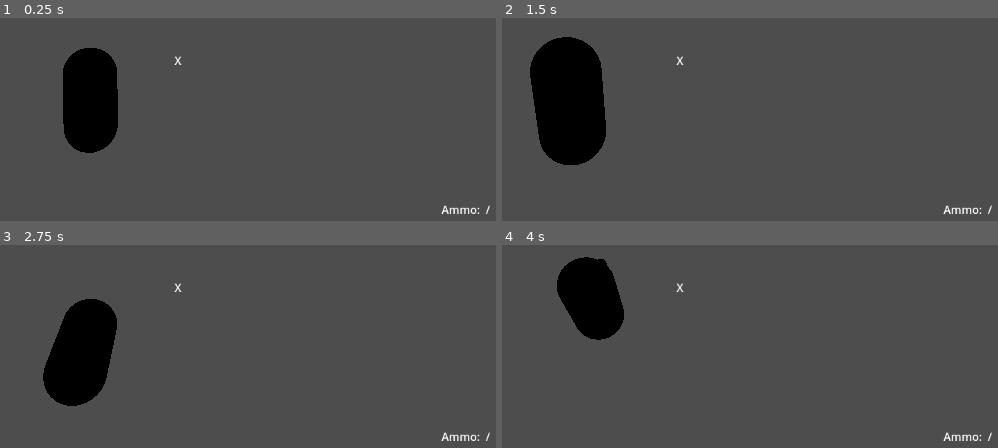
Above: before the commit, frames 1-4 (two rows, left to right).
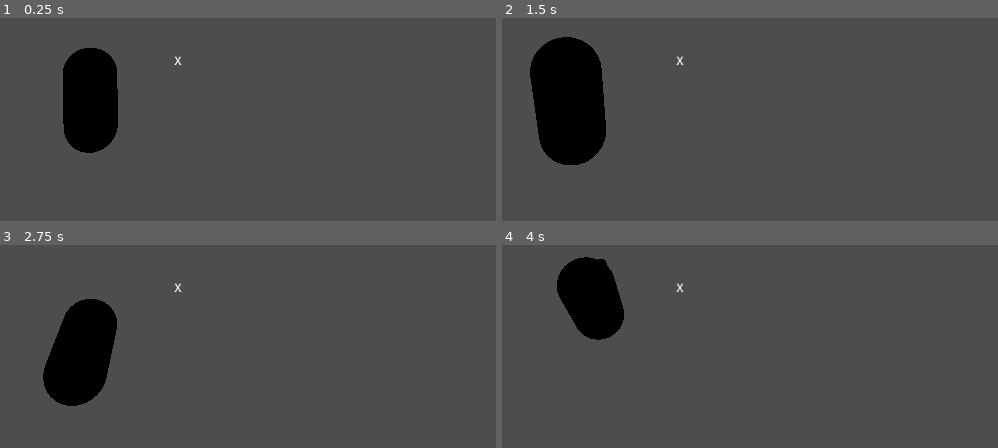
Above: after the commit, the same moments.

Repository: noporfavor/clusterfuck
Game: Godot game, scene res://player/player_scene/player.tscn
The game is run twice, just before and just after one commit, with the same random seed, the same clock (stepped at 60 frames per second) and the same inputs. This scene is started directly instead of the project's main scene.
Inputs (mouse positions are in pixels of both pictures, inside the frame that each line leads up to):
- Up to frame 1 (0.25 s): no input
- Up to frame 2 (1.5 s): tap Enter at 0.5 s; move the mouse to (854, 30) at 0.52 s; hold Right (move_right) 0.53-1.28 s; tap E (interact) at 0.6 s; tap Space (jump) at 0.77, 1.25 s; move the mouse to (516, 74) at 1.27 s; hold Down (move_back) from 1.28 s (still down); right-click (516, 74) at 1.35 s
- Up to frame 3 (2.75 s): tap Space (jump) at 1.52 s; tap E (interact) at 1.55, 2.1 s; move the mouse to (outside the picture) at 2.02 s; release Down (move_back) at 2.03 s; hold Right (move_right) from 2.03 s (still down)
- Up to frame 4 (4 s): tap Enter at 2.75 s; move the mouse to (635, 368) at 2.77 s; release Right (move_right) at 2.78 s; hold Up (move_forward) 2.78-3.53 s; click (635, 368) at 2.85 s; tap Space (jump) at 3.02, 3.5, 3.77 s; tap E (interact) at 3.05, 3.6 s; move the mouse to (918, 346) at 3.52 s; hold Left (move_left) from 3.53 s (still down)

The runs differ from the first frame. In frame 1, 0.2% of the frame differs, in the area x 88-99%, y 92-97%; in frame 2, 0.2%; in frame 3, 0.2%; in frame 4, 0.2%.

Commit message:
UI updates correctly for both players

Diff:
--- a/guns/granade_launcher/granade_launcher_scripts/gun.gd
+++ b/guns/granade_launcher/granade_launcher_scripts/gun.gd
@@ -1,9 +1,6 @@
 extends Node3D
 
-signal ammo_changed(new_ammo: int, max_ammo: int)
-
 var camera: Camera3D
-
 @export var bullet_scene: PackedScene
 @export var shoot_force := 35.0
 @onready var muzzle: Node3D = $Muzzle
@@ -23,11 +20,13 @@
 		rpc_update_ammo.rpc(current_ammo, max_ammo)
 	reload_timer.timeout.connect(_on_reload_timer_timeout)
 
-@rpc("authority", "call_local", "reliable")
+@rpc("any_peer", "call_local", "reliable")
 func rpc_update_ammo(new_ammo: int, max_ammo: int):
 	current_ammo = new_ammo
-	emit_signal("ammo_changed", current_ammo, max_ammo)
-
+	if holder_id != 0:
+		var player = get_player_node(holder_id)
+		if player and player.get_multiplayer_authority() == multiplayer.get_unique_id():
+			player.rpc_on_gun_ammo_changed(new_ammo, max_ammo)
 
 func _process(delta: float) -> void:
 	if multiplayer.is_server() and current_ammo < max_ammo and reload_timer.is_stopped() and cooldown_timer.is_stopped():
--- a/player/player_script/player.gd
+++ b/player/player_script/player.gd
@@ -4,7 +4,6 @@
 @onready var crosshair_label: Label = $CanvasLayer/Crosshair/Label
 @onready var hand_socket: Node3D = $HandSocket
 @onready var ammo_label: Label = $CanvasLayer/Control/AmmoLabel
-
 @export var mouse_sensitivity = 0.5
 @export var move_speed = 5.5
 @export var jump_velocity = 5.0
@@ -14,7 +13,6 @@
 @export var coyote_time := 0.15
 @export var jump_buffer_time := 0.2
 @export var Velocity = velocity
-
 var input_enabled := true
 var current_gun: Node = null
 var jump_buffer_timer := 0.0
@@ -32,13 +30,10 @@
 					gun.reparent(player.get_node_or_null("HandSocket"))
 					gun.call_deferred("_set_transform", player)
 	if multiplayer.get_unique_id() == get_multiplayer_authority():
-		ammo_label.text = "Ammo:  / "
-		if current_gun:
-			_connect_gun_signals(current_gun)
+		ammo_label.text = "  "
 
 func _setup_camera() -> void:
 	camera.current = is_multiplayer_authority() and input_enabled
-
 func _setup_crosshair() -> void:
 	crosshair_label.text = "X"
 	crosshair_label.add_theme_color_override("font_color", Color.WHITE)
@@ -51,7 +46,6 @@
 	rotate_y(deg_to_rad(-event.relative.x * mouse_sensitivity))
 	pivot.rotate_x(deg_to_rad(event.relative.y * mouse_sensitivity))
 	pivot.rotation.x = clamp(pivot.rotation.x, deg_to_rad(-50), deg_to_rad(65))
-
 func _physics_process(_delta):
 	if not is_multiplayer_authority():
 		return
@@ -119,12 +113,9 @@
 @rpc("any_peer", "call_local", "reliable")
 func apply_knockback(force: Vector3):
 	velocity += force
-
 #func _handle_interaction() -> void:
 	#if not input_enabled or not Input.is_action_just_pressed("interact"):
-	#
 	# FUNCION PARA DROPEAR ARMA EN MANO? QUIZA PA MELEE? / INTERACCION CON WEAS, ETC
-	#
 func equip_gun(gun: Node, player_id: int = multiplayer.get_unique_id()):
 	print("Equip attempt: input_enabled=", input_enabled, " gun.holder_id=", gun.holder_id, " player_id=", player_id)
 	if gun.holder_id != 0:
@@ -132,10 +123,7 @@
 		return
 	current_gun = gun
 	gun.rpc("attach_to_player", player_id)
-	if multiplayer.get_unique_id() == get_multiplayer_authority():
-		_connect_gun_signals(gun)
-func _connect_gun_signals(gun: Node) -> void:
-	if gun.has_signal("ammo_changed"):
-		gun.ammo_changed.connect(_on_gun_ammo_changed)
-func _on_gun_ammo_changed(new_ammo: int, max_ammo: int) -> void:
+
+@rpc("any_peer", "call_local")
+func rpc_on_gun_ammo_changed(new_ammo: int, max_ammo: int) -> void:
 	ammo_label.text = "Ammo: %d/%d" % [new_ammo, max_ammo]
